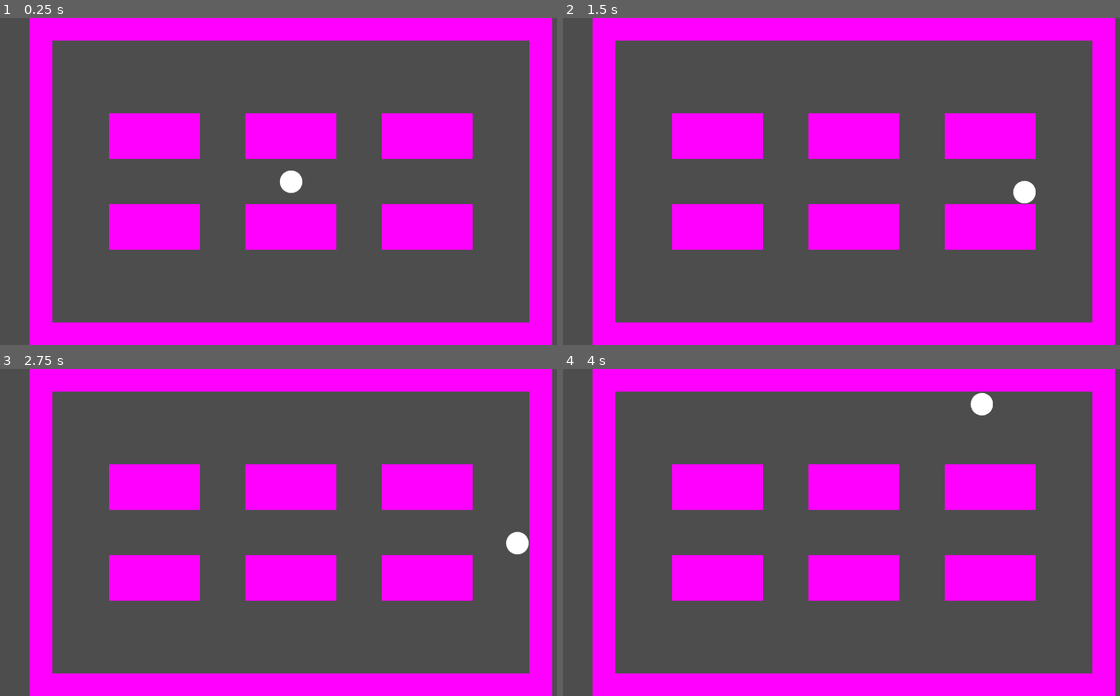
Above: before the commit, frames 1-4 (two rows, left to right).
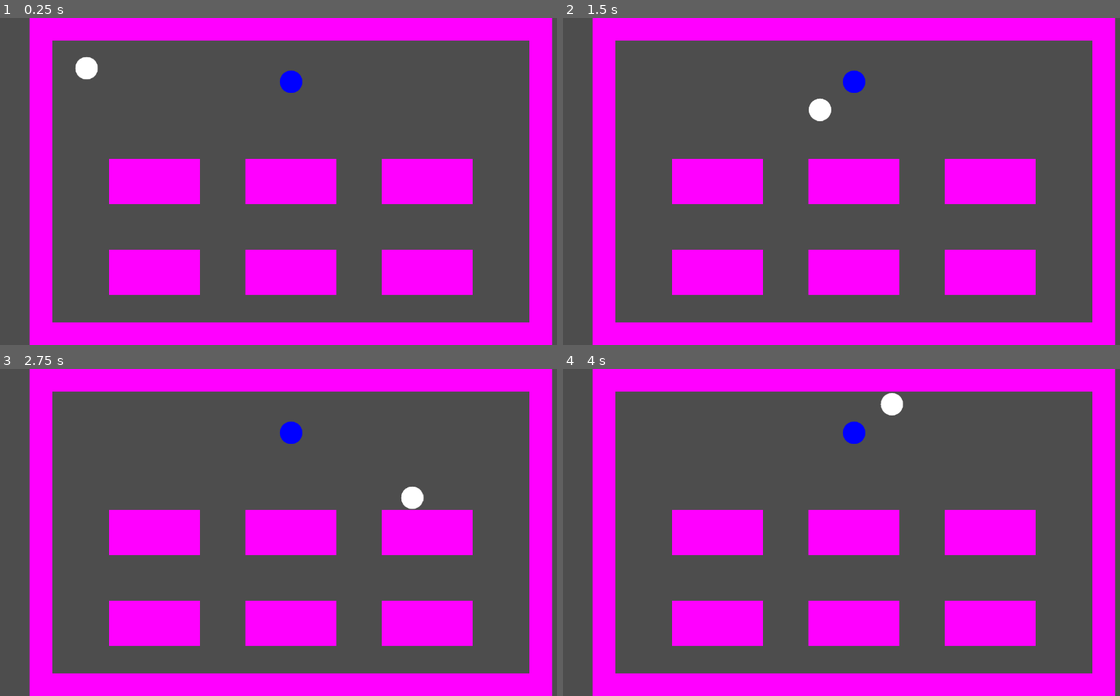
Above: after the commit, the same moments.

Repository: cty012/terror-on-the-tracks-demo
Game: Godot game, scene res://scenes/game.tscn
The game is run twice, just before and just after one commit, with the same random seed, the same clock (stepped at 60 frames per second) and the same inputs. The project has no main scene, so this scene is started directly.
Inputs:
- Up to frame 1 (0.25 s): no input
- Up to frame 2 (1.5 s): tap Enter at 0.5 s; hold D 0.53-1.28 s; tap E at 0.6 s; tap F at 0.8, 1.35 s; hold S from 1.28 s (still down)
- Up to frame 3 (2.75 s): tap E at 1.55, 2.1 s; tap Space at 2 s; release S at 2.03 s; hold D from 2.03 s (still down); tap F at 2.3 s
- Up to frame 4 (4 s): release D at 2.78 s; hold W 2.78-3.53 s; tap F at 2.85, 3.8 s; tap E at 3.05 s; hold A from 3.53 s (still down); hold 1 from 3.53 s (still down)

The runs differ from the first frame. In frame 1, 28% of the frame differs, in the area x 13-85%, y 11-85%; in frame 2, 28%; in frame 3, 28%; in frame 4, 28%, in the area x 19-85%, y 7-85%.

Commit message:
Add dialogue system

Diff:
--- a/scenes/game.tscn
+++ b/scenes/game.tscn
@@ -1,14 +1,20 @@
-[gd_scene load_steps=14 format=3 uid="uid://dm21nbrg6aclu"]
+[gd_scene load_steps=18 format=3 uid="uid://dm21nbrg6aclu"]
 
 [ext_resource type="Script" path="res://scripts/controllers/player_controller.gd" id="1_0bvfg"]
 [ext_resource type="Script" path="res://scripts/systems/input_system.gd" id="1_nh1b4"]
 [ext_resource type="Script" path="res://scripts/systems/event_system.gd" id="2_c3i0d"]
 [ext_resource type="Script" path="res://scripts/systems/ui_system.gd" id="3_px7o7"]
 [ext_resource type="Script" path="res://scripts/controllers/camera_controller.gd" id="4_57u3r"]
+[ext_resource type="Script" path="res://scripts/systems/dialogue_system.gd" id="4_ghhox"]
 [ext_resource type="Script" path="res://scripts/systems/debug_system.gd" id="4_glw46"]
+[ext_resource type="Script" path="res://scripts/controllers/professor_controller.gd" id="7_x2f58"]
+[ext_resource type="Script" path="res://scripts/controllers/dialogue_range_controller.gd" id="9_6tywj"]
 
 [sub_resource type="CircleShape2D" id="CircleShape2D_cdq3x"]
 radius = 27.0
+
+[sub_resource type="CircleShape2D" id="CircleShape2D_01ogc"]
+radius = 50.0
 
 [sub_resource type="PlaceholderTexture2D" id="PlaceholderTexture2D_m8dqi"]
 
@@ -35,22 +41,43 @@
 [node name="ui_system" type="Node" parent="."]
 script = ExtResource("3_px7o7")
 
+[node name="dialogue_system" type="Node" parent="."]
+script = ExtResource("4_ghhox")
+
 [node name="input_system" type="Node" parent="."]
 script = ExtResource("1_nh1b4")
 
-[node name="debug" type="Node" parent="."]
+[node name="debug_system" type="Node" parent="."]
 script = ExtResource("4_glw46")
 
 [node name="camera" type="Camera2D" parent="."]
 script = ExtResource("4_57u3r")
 
 [node name="player" type="CharacterBody2D" parent="."]
+position = Vector2(-450, -250)
 script = ExtResource("1_0bvfg")
 
 [node name="sprite" type="Sprite2D" parent="player"]
 
 [node name="collision" type="CollisionShape2D" parent="player"]
 shape = SubResource("CircleShape2D_cdq3x")
+
+[node name="npc" type="Node" parent="."]
+
+[node name="professor" type="CharacterBody2D" parent="npc"]
+position = Vector2(0, -220)
+script = ExtResource("7_x2f58")
+
+[node name="sprite" type="Sprite2D" parent="npc/professor"]
+
+[node name="collision" type="CollisionShape2D" parent="npc/professor"]
+shape = SubResource("CircleShape2D_cdq3x")
+
+[node name="dialogue_range" type="Area2D" parent="npc/professor"]
+script = ExtResource("9_6tywj")
+
+[node name="collision" type="CollisionShape2D" parent="npc/professor/dialogue_range"]
+shape = SubResource("CircleShape2D_01ogc")
 
 [node name="classroom" type="Node" parent="."]
 
@@ -95,7 +122,7 @@
 shape = SubResource("RectangleShape2D_0ysf1")
 
 [node name="table1" type="StaticBody2D" parent="classroom"]
-position = Vector2(-300, -100)
+position = Vector2(-300, 0)
 
 [node name="sprite" type="Sprite2D" parent="classroom/table1"]
 scale = Vector2(200, 100)
@@ -105,7 +132,6 @@
 shape = SubResource("RectangleShape2D_2l2je")
 
 [node name="table2" type="StaticBody2D" parent="classroom"]
-position = Vector2(0, -100)
 
 [node name="sprite" type="Sprite2D" parent="classroom/table2"]
 scale = Vector2(200, 100)
@@ -115,7 +141,7 @@
 shape = SubResource("RectangleShape2D_2l2je")
 
 [node name="table3" type="StaticBody2D" parent="classroom"]
-position = Vector2(300, -100)
+position = Vector2(300, 0)
 
 [node name="sprite" type="Sprite2D" parent="classroom/table3"]
 scale = Vector2(200, 100)
@@ -125,7 +151,7 @@
 shape = SubResource("RectangleShape2D_2l2je")
 
 [node name="table4" type="StaticBody2D" parent="classroom"]
-position = Vector2(-300, 100)
+position = Vector2(-300, 200)
 
 [node name="sprite" type="Sprite2D" parent="classroom/table4"]
 scale = Vector2(200, 100)
@@ -135,7 +161,7 @@
 shape = SubResource("RectangleShape2D_2l2je")
 
 [node name="table5" type="StaticBody2D" parent="classroom"]
-position = Vector2(0, 100)
+position = Vector2(0, 200)
 
 [node name="sprite" type="Sprite2D" parent="classroom/table5"]
 scale = Vector2(200, 100)
@@ -145,7 +171,7 @@
 shape = SubResource("RectangleShape2D_2l2je")
 
 [node name="table6" type="StaticBody2D" parent="classroom"]
-position = Vector2(300, 100)
+position = Vector2(300, 200)
 
 [node name="sprite" type="Sprite2D" parent="classroom/table6"]
 scale = Vector2(200, 100)
--- a/scripts/common/data.gd
+++ b/scripts/common/data.gd
@@ -2,5 +2,6 @@
 class_name Data
 
 
+var PLAYER_NAME := "player"
 var CAR_WIDTH := 1100
 var CAR_HEIGHT := 670
--- a/scripts/common/util.gd
+++ b/scripts/common/util.gd
@@ -2,7 +2,7 @@
 class_name Util
 
 
-func create_white_circle_texture(size: int = 128) -> ImageTexture:
+func create_circle_texture(size: int = 128, color: Color = Color.WHITE) -> ImageTexture:
     var image := Image.create(size, size, false, Image.FORMAT_RGBA8)
     image.fill(Color(0, 0, 0, 0))  # Transparent background
 
@@ -19,8 +19,9 @@
 
             if dist <= radius:
                 # Interpolate color with the calculated alpha
-                var color := Color(1, 1, 1, alpha)
-                image.set_pixel(x, y, color)
+                var color_interpolated := color
+                color_interpolated.a = alpha
+                image.set_pixel(x, y, color_interpolated)
 
     var texture := ImageTexture.create_from_image(image)
     return texture
--- /dev/null
+++ b/scripts/controllers/dialogue_range_controller.gd
@@ -0,0 +1,26 @@
+extends Area2D
+
+var data = preload("res://scripts/common/data.gd").new()
+var event_system
+
+
+var npc
+
+# Called when the node enters the scene tree for the first time.
+func _ready() -> void:
+    event_system = $/root/scene/event_system
+    npc = get_parent()
+    self.body_entered.connect(on_body_entered)
+    self.body_exited.connect(on_body_exited)
+
+# Called every frame. 'delta' is the elapsed time since the previous frame.
+func _process(delta: float) -> void:
+    pass
+
+func on_body_entered(body):
+    if body.name == data.PLAYER_NAME:
+        event_system.emit("game::dialogue-detect", { "npc": npc, "in-range": true })
+
+func on_body_exited(body):
+    if body.name == data.PLAYER_NAME:
+        event_system.emit("game::dialogue-detect", { "npc": npc, "in-range": false })
--- a/scripts/controllers/player_controller.gd
+++ b/scripts/controllers/player_controller.gd
@@ -23,8 +23,8 @@
 # Called when the node enters the scene tree for the first time.
 func _ready() -> void:
     event_system = $/root/scene/event_system
-    $sprite.texture = util.create_white_circle_texture(50)
-    lsid_movement = event_system.add_listener("input::movement", on_movement)
+    $sprite.texture = util.create_circle_texture(50, Color.WHITE)
+    lsid_movement = event_system.add_listener("game::movement", on_movement)
 
 func _exit_tree():
     event_system.remove_listener(lsid_movement)
--- /dev/null
+++ b/scripts/controllers/professor_controller.gd
@@ -0,0 +1,12 @@
+extends Node
+
+var util = preload("res://scripts/common/util.gd").new()
+
+
+# Called when the node enters the scene tree for the first time.
+func _ready() -> void:
+    $sprite.texture = util.create_circle_texture(50, Color.BLUE)
+
+# Called every frame. 'delta' is the elapsed time since the previous frame.
+func _process(delta: float) -> void:
+    pass
--- /dev/null
+++ b/scripts/systems/dialogue_system.gd
@@ -0,0 +1,69 @@
+extends Node
+class_name DialogueSystem
+
+var event_system
+
+
+var player
+var npc_in_range := []
+var npc_in_dialogue
+var lsid_dialogue_detect
+
+# Helper
+func get_closest_npc() -> Node:
+    var closest_npc: Node = null
+    var min_distance = INF
+
+    for npc in npc_in_range:
+        var distance = player.global_position.distance_to(npc.global_position)
+        if distance < min_distance:
+            min_distance = distance
+            closest_npc = npc
+
+    return closest_npc
+
+func in_dialogue() -> bool:
+    return npc_in_dialogue != null
+
+# Player starts a dialogue with an NPC
+func on_dialogue_start(event):
+    # Skip if already in dialogue
+    if in_dialogue():
+        print("Already talking to " + npc_in_dialogue.name)
+        return
+
+    # Skip if nobody to talk to
+    if npc_in_range.is_empty():
+        print("Nobody to talk to")
+        return
+
+    # Otherwise talk with the closest NPC
+    npc_in_dialogue = get_closest_npc()
+    print("Talking to " + npc_in_dialogue.name)
+    # TODO: ui
+
+func on_dialogue_finish(event):
+    if in_dialogue():
+        print("Finished talking to " + npc_in_dialogue.name)
+    npc_in_dialogue = null
+    # TODO: ui
+
+# Automatically called when an NPC announces that the player is inside/outside its dialogue range
+func on_dialogue_detect(event):
+    var idx = npc_in_range.find(event["npc"])
+    if idx != -1:
+        npc_in_range.remove_at(idx)
+    if event["in-range"]:
+        npc_in_range.append(event["npc"])
+
+# Called when the node enters the scene tree for the first time.
+func _ready() -> void:
+    event_system = $/root/scene/event_system
+    player = $/root/scene/player
+    lsid_dialogue_detect = event_system.add_listener("game::dialogue-detect", on_dialogue_detect)
+    lsid_dialogue_detect = event_system.add_listener("game::dialogue-start", on_dialogue_start)
+    lsid_dialogue_detect = event_system.add_listener("game::dialogue-finish", on_dialogue_finish)
+
+# Called every frame. 'delta' is the elapsed time since the previous frame.
+func _process(delta: float) -> void:
+    pass
--- a/scripts/systems/input_system.gd
+++ b/scripts/systems/input_system.gd
@@ -2,6 +2,7 @@
 class_name InputSystem
 
 var event_system
+var dialogue_system
 
 
 # Dictionary storing custom key bindings
@@ -11,8 +12,22 @@
         "left": KEY_A,
         "down": KEY_S,
         "right": KEY_D,
-    }
+    },
+    "interaction": {
+        "dialogue": KEY_E,
+        "collect": KEY_F,
+        "cancel": KEY_ESCAPE,
+    },
 }
+
+var key_just_pressed := []
+var key_just_released := []
+
+func is_key_just_pressed(keycode: Key) -> bool:
+    return key_just_pressed.find(keycode) != -1
+
+func is_key_just_released(keycode: Key) -> bool:
+    return key_just_released.find(keycode) != -1
 
 func detect_movement():
     var directions := []
@@ -29,14 +44,31 @@
         directions.erase("right")
 
     #if not directions.is_empty():
-    event_system.emit("input::movement", {
+    event_system.emit("game::movement", {
             "directions": directions,
         })
+
+func detect_dialogue():
+    if dialogue_system.in_dialogue():
+        if is_key_just_pressed(key_bindings["interaction"]["cancel"]):
+            event_system.emit("game::dialogue-finish", {})
+    else:
+        if is_key_just_pressed(key_bindings["interaction"]["dialogue"]):
+            event_system.emit("game::dialogue-start", {})
 
 # Called when the node enters the scene tree for the first time.
 func _ready() -> void:
     event_system = $/root/scene/event_system
+    dialogue_system = $/root/scene/dialogue_system
 
 # Called every frame. 'delta' is the elapsed time since the previous frame.
 func _process(delta: float) -> void:
-    detect_movement()
+    if not dialogue_system.in_dialogue():
+        detect_movement()
+    detect_dialogue()
+    key_just_pressed = []
+    key_just_released = []
+
+func _input(event):
+    if event is InputEventKey and not event.is_echo():
+        (key_just_pressed if event.pressed else key_just_released).append(event.keycode)
